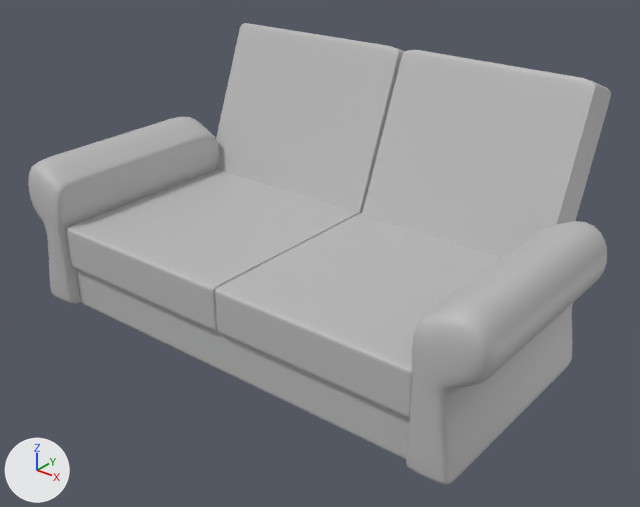
A saved change to the FBX model Editor/Assets/IronWrought/Mesh/Props/En_P_Sofa.fbx.
One viewpoint serves both versions: a 50 mm camera at (2.28, -3.2, 2.07) aimed at (0.05, -0.41, 0.34). The lights are fixed; the arrows at lower left show +X, +Y and +Z. Where no turn or scale is listed for an object, it has been applied to the vertices.

The scene before the commit, as lines of its bpy script (objects in view):
```python
me_mesh = bpy.data.meshes.new('Mesh')
me_mesh.from_pydata(...)  # 2416 vertices, 2402 faces; spans x -1.23..1.22, y -1.06..0.43, z -0.01..1.13
me_mesh.materials.append(mat_lambert1)  # grey #bcbcbc
ob_en_p_sofa = bpy.data.objects.new('En_P_Sofa', me_mesh)
ob_en_p_sofa.location = (0.0, 0.0, 0.0)
```
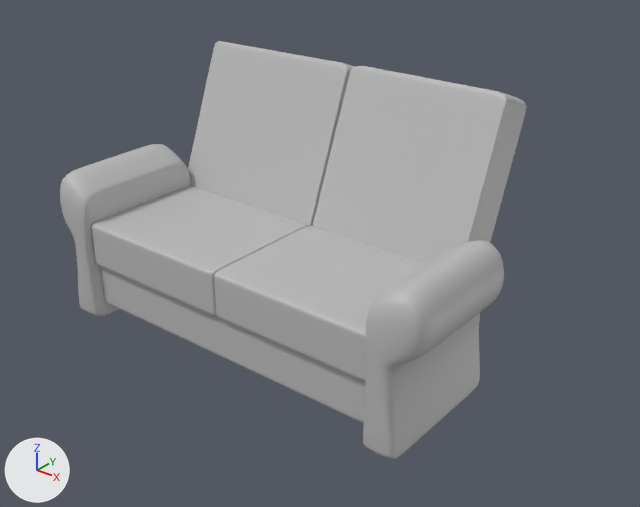
Changed parts and their boxes [x1, y1, x2, y2] in the pictures (640 x 507 px; the box of a moved part takes in the faces that stretch with it):
'En_P_Sofa', reshaped (20% narrower, 10% shorter): before [28, 23, 611, 485]; after [60, 41, 527, 459]
part 1 of me_mesh, moved or reshaped: before [362, 50, 611, 258]; after [313, 66, 527, 264]
part 2 of me_mesh, moved or reshaped: before [215, 23, 405, 214]; after [188, 41, 355, 226]
part 3 of me_mesh, moved or reshaped: before [28, 117, 607, 485]; after [60, 144, 504, 459]

The change, as a diff of the scene's bpy script:
```diff
--- a/Editor/Assets/IronWrought/Mesh/Props/En_P_Sofa.fbx.py
+++ b/Editor/Assets/IronWrought/Mesh/Props/En_P_Sofa.fbx.py
@@ me_mesh @@
 # used by ob_en_p_sofa; location = (0.0, 0.0, 0.0)
-me_mesh.from_pydata(...)  # 2416 vertices, 2402 faces; spans x -1.23..1.22, y -1.06..0.43, z -0.01..1.13
+me_mesh.from_pydata(...)  # 2416 vertices, 2402 faces; spans x -0.98..0.97, y -1.06..0.04, z -0.01..1.13
+# me_mesh part 1: the loose piece of 268 vertices spanning x 0.02..0.95, y -0.16..0.43, z 0.15..1.13 is scaled about its middle by (0.8, 1, 1), then moved by (-0.1, -0.4, 0.0)
+# me_mesh part 2: the loose piece of 242 vertices spanning x -1.01..0.0, y -0.14..0.43, z 0.13..1.13 is scaled about its middle by (0.8, 1, 1), then moved by (0.1, -0.4, 0.0)
+# me_mesh part 3: 1906 of 2416 vertices moved; they spanned x -1.23..1.22, y -1.06..0.07, z -0.01..0.68 and now span x -0.98..0.97, y -1.06..-0.33, z -0.01..0.68; mean shift (0.01, -0.19, 0.02); largest move (-1.23, -0.17, 0.51) -> (-0.98, -0.56, 0.51)
 me_mesh.materials.append(mat_lambert1)
```
